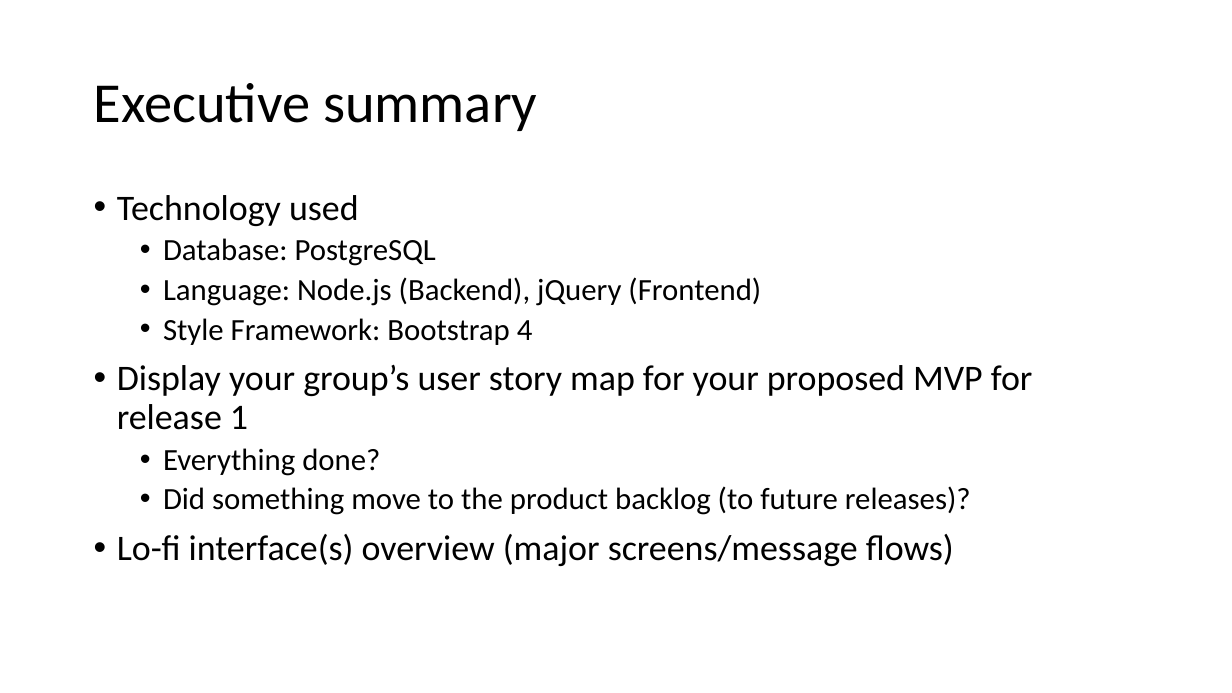
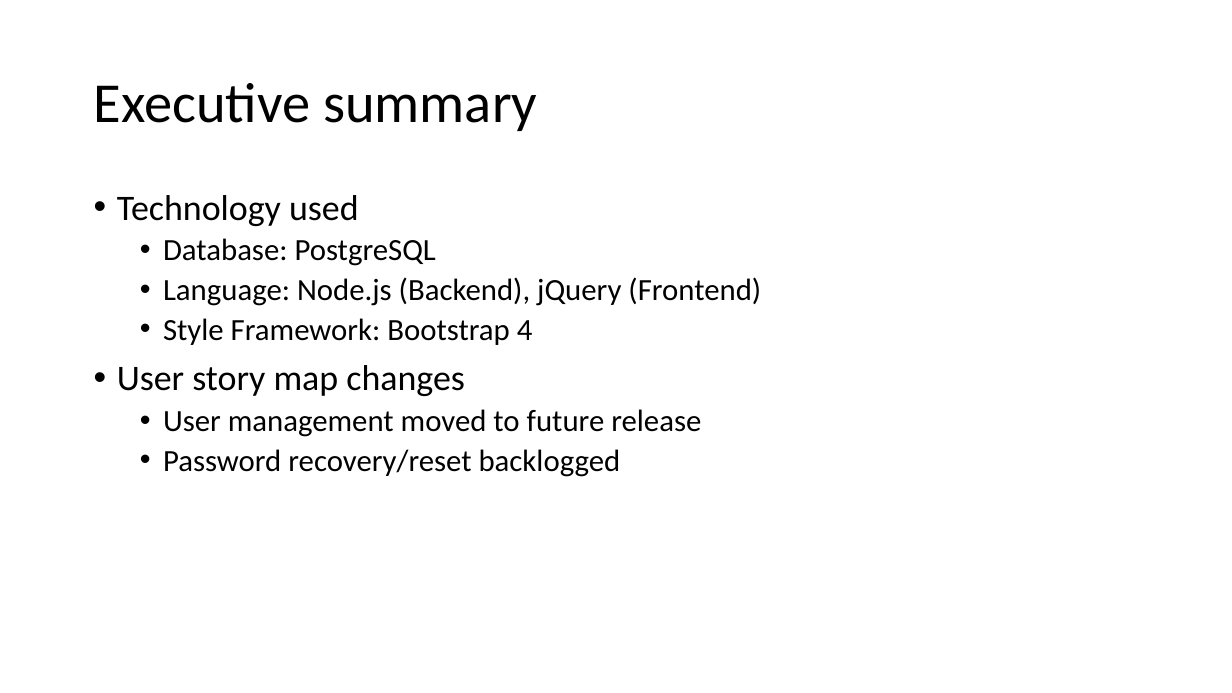
Before and after one commit to Konnie789/ENSE-470, a slide deck: slide 2 of Milestone 6/Milestone 6.ppt. Drawn at 1232x693 pixels with LibreOffice and Linux fonts; fonts in the diff are those of the drawing. Boxes give left, top, right and bottom in pixels: in the first picture for what was removed or moved away, otherwise in the second. Text is boxed around its words. In the diff, an @@ line names an element or a change of style, - is before the commit and + after.

```diff
--- a/Milestone 6/Milestone 6.ppt
+++ b/Milestone 6/Milestone 6.ppt
@@ text at box(117, 365, 701, 477): text changed; size 28 to 24 pt @@
-• Display your group’s user story map for your proposed MVP for release 1
-  • Everything done?
-  • Did something move to the product backlog (to future releases)?
-• Lo-fi interface(s) overview (major screens/message flows)
+• User story map changes
+  • User management moved to future release
+  • Password recovery/reset backlogged
```
Also in this commit, not shown: 2 other slides changed, 5 slides added, 1 slide removed.
